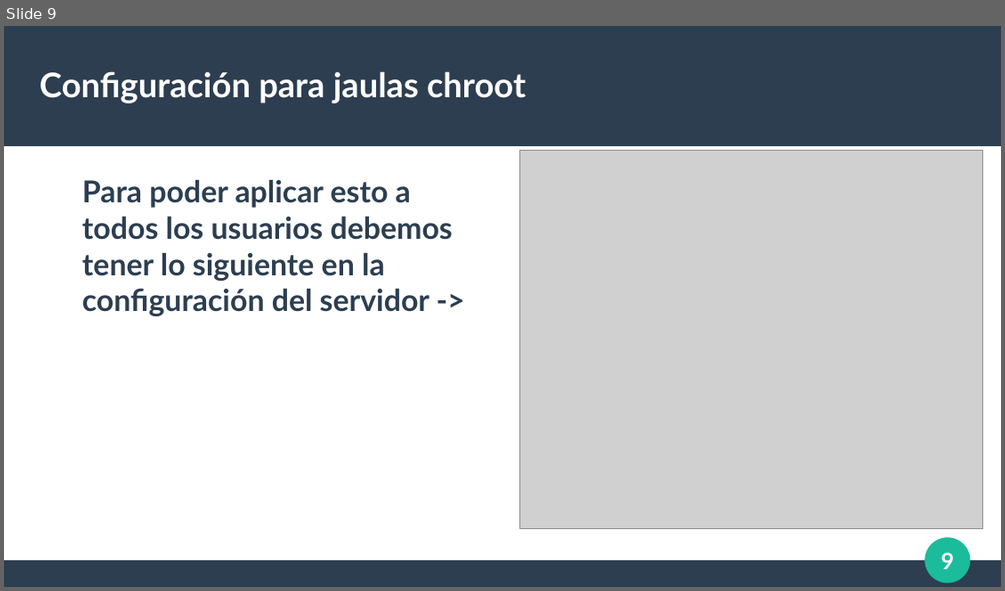
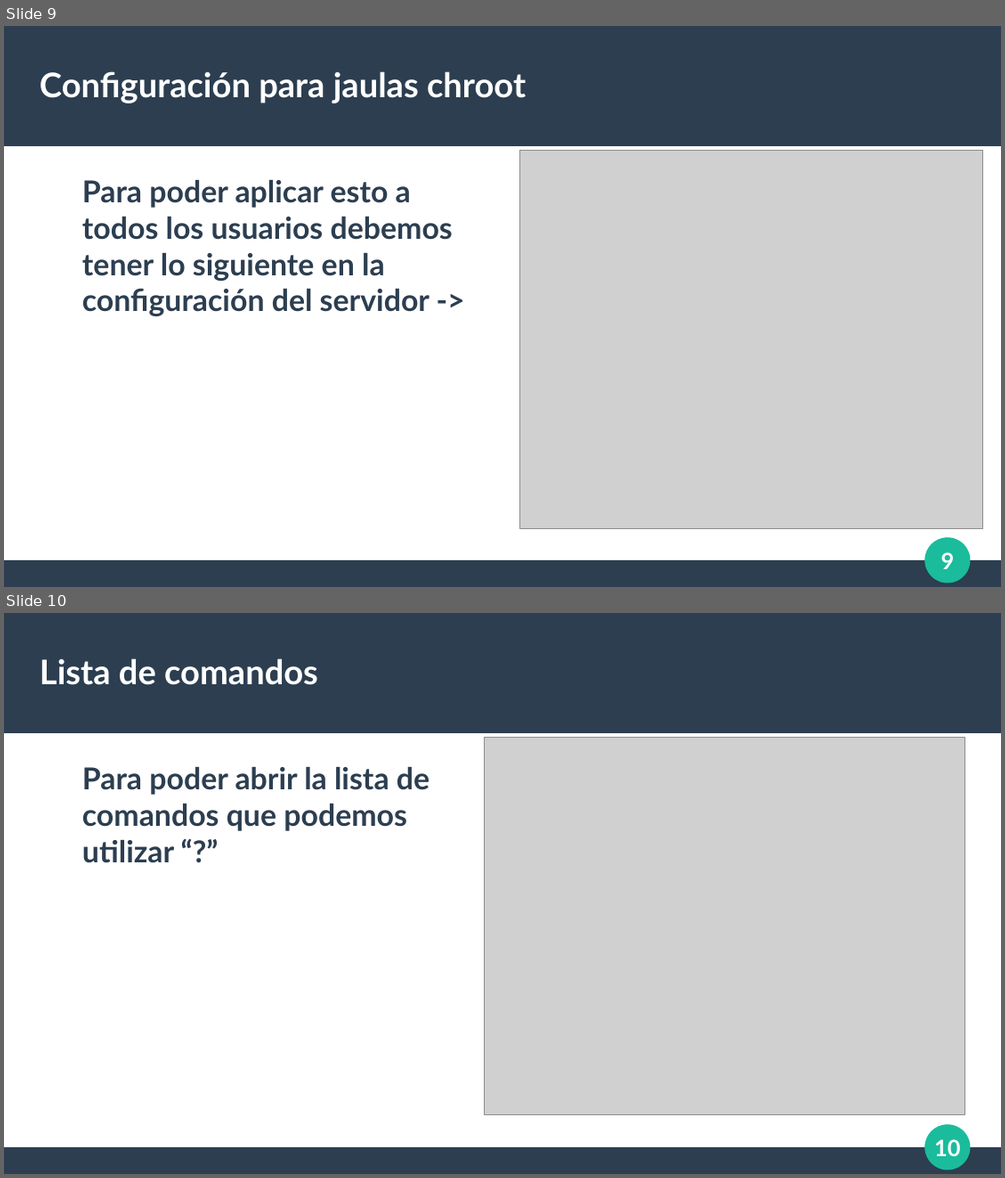
Before and after one commit to RubenAC1999/Clase, a slide deck: SistemasInfor/Tema 8/UD8_Agra_Casal_Ruben_presentacion_ftp.odp. Shown one above the other, each under a label of ours: slide 9 before the commit, slides 9 and 10 after it. The pictures are 1005x591 and 1005x1178 pixels, drawn with LibreOffice and Linux fonts; fonts in the diff are those of the drawing; grey boxes stand for pictures. Boxes give left, top, right and bottom in pixels: in the first picture for what was removed or moved away, otherwise in the second. Text is boxed around its words. In the diff, an @@ line names an element or a change of style, - is before the commit and + after.

```diff
--- a/SistemasInfor/Tema 8/UD8_Agra_Casal_Ruben_presentacion_ftp.odp
+++ b/SistemasInfor/Tema 8/UD8_Agra_Casal_Ruben_presentacion_ftp.odp
@@ slide 10 added at <box>4,613,1001,1174</box>, background #FFFFFF; not listed: 4 template elements that a slide beside it also shows @@
@@ title added at <box>40,658,318,685</box>, 27 pt, text #FFFFFF, bold @@
+Lista de comandos
@@ picture added at <box>485,738,964,1115</box> @@
@@ text added at <box>82,767,429,863</box>, 24 pt, text #2C3E50, bold @@
+Para poder abrir la lista de comandos que podemos utilizar “?”
```
